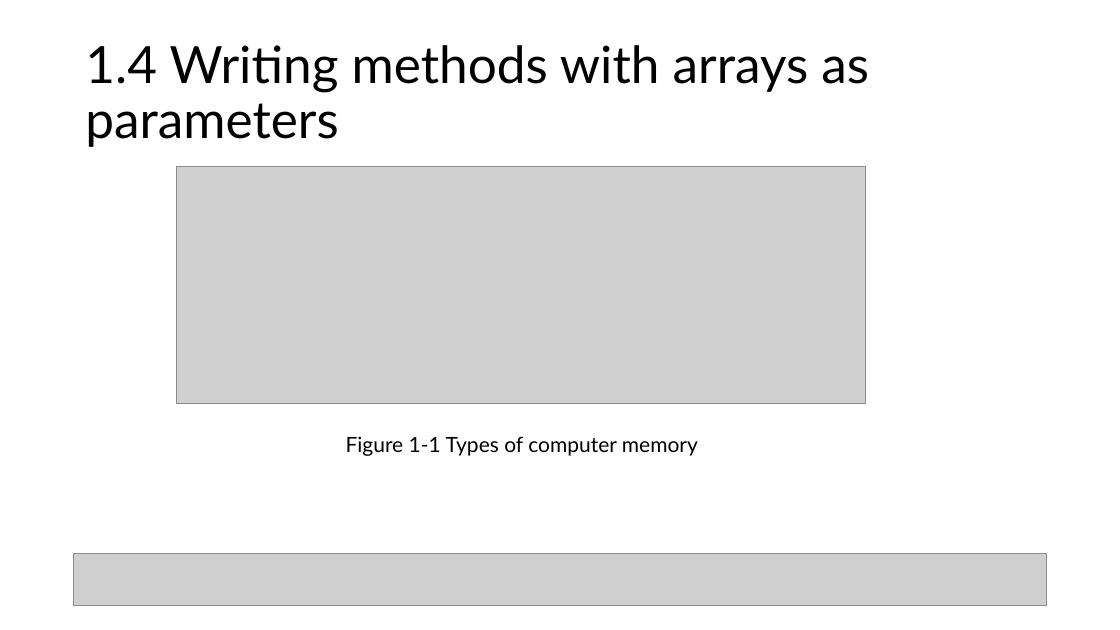
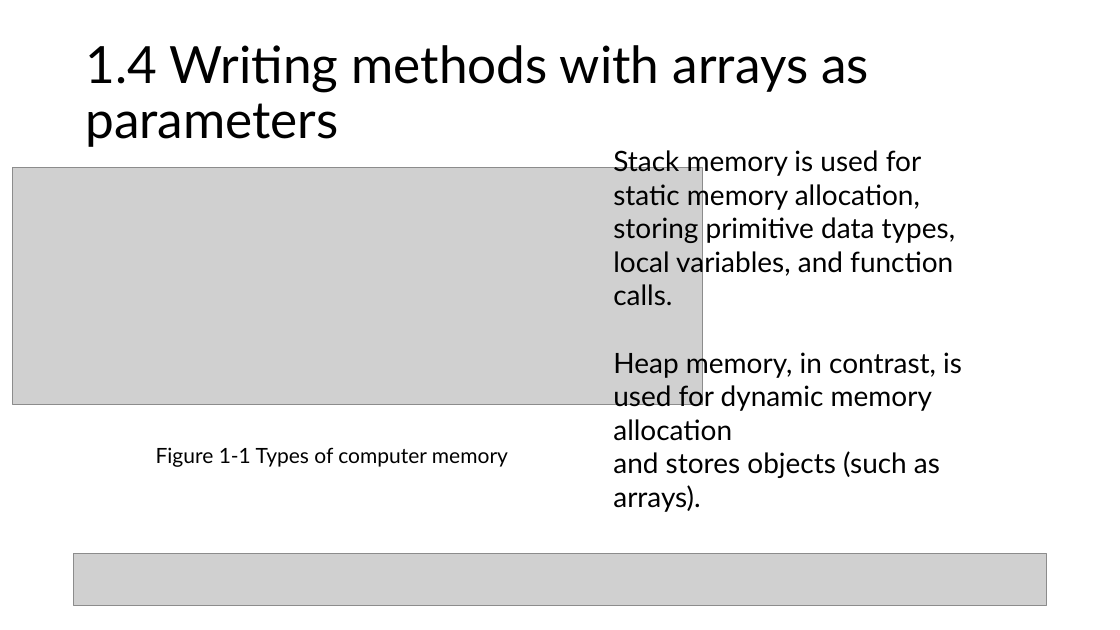
Before and after one commit to zliu-semo/Java-OOP-Data-Structures-and-Secure-Coding-, a slide deck: slide 9 of Chapter 1/Java OOP and Data Structures Chapter 1.pptx (slide 8 before the commit). Drawn at 1120x630 pixels with LibreOffice and Linux fonts; fonts in the diff are those of the drawing; grey boxes stand for pictures. Boxes give left, top, right and bottom in pixels: in the first picture for what was removed or moved away, otherwise in the second. Text is boxed around its words. In the diff, an @@ line names an element or a change of style, - is before the commit and + after.

Commit message:
Add files via upload
updated with Alt Text

```diff
--- a/Chapter 1/Java OOP and Data Structures Chapter 1.pptx
+++ b/Chapter 1/Java OOP and Data Structures Chapter 1.pptx
@@ text added at [613,147,962,512], 24 pt, text #000000 @@
+Stack memory is used for static memory allocation, storing primitive data types, local variables, and function calls.
+Heap memory, in contrast, is used for dynamic memory allocation
+and stores objects (such as arrays).
@@ picture: place and size @@
-picture at [176,166,866,403]
+picture at [13,168,702,405]
@@ text "Figure 1-1 Types of computer ...": place and size @@
-text "Figure 1-1 Types of computer ..." at [346,436,698,456]
+text "Figure 1-1 Types of computer ..." at [156,447,508,467]
```
Also in this commit, not shown: 1 slide added.
